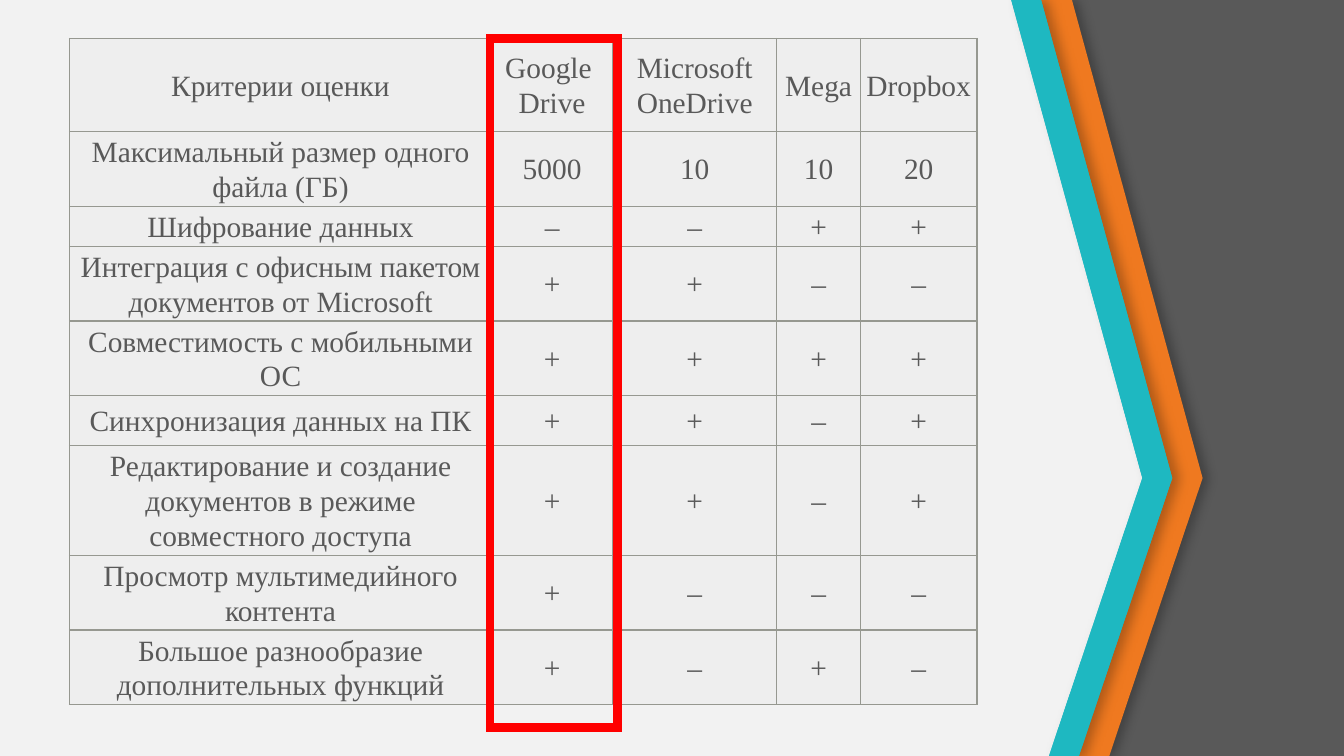
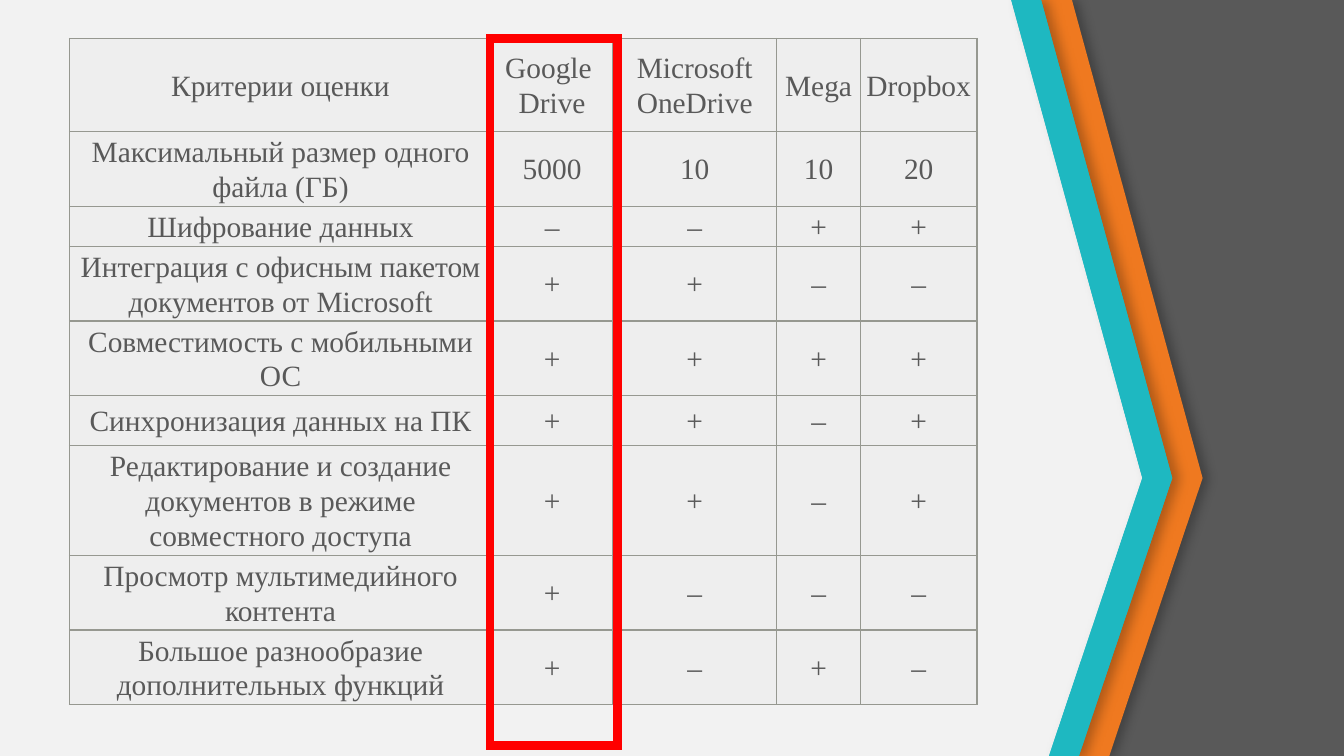
Before and after one commit to IvanKhAU525/Diploma, a slide deck: slide 7 of Presentation.pptx. Drawn at 1344x756 pixels with LibreOffice and Linux fonts; fonts in the diff are those of the drawing. Boxes give left, top, right and bottom in pixels: in the first picture for what was removed or moved away, otherwise in the second. Text is boxed around its words. In the diff, an @@ line names an element or a change of style, - is before the commit and + after.

```diff
--- a/Presentation.pptx
+++ b/Presentation.pptx
@@ table: place and size @@
-table at (70,38,978,728)
+table at (70,38,978,745)
@@ rectangle: place and size @@
-rectangle at (490,38,617,728)
+rectangle at (490,38,617,745)
```
Also in this commit, not shown: 10 slides added, 10 slides removed, 2 other files.
